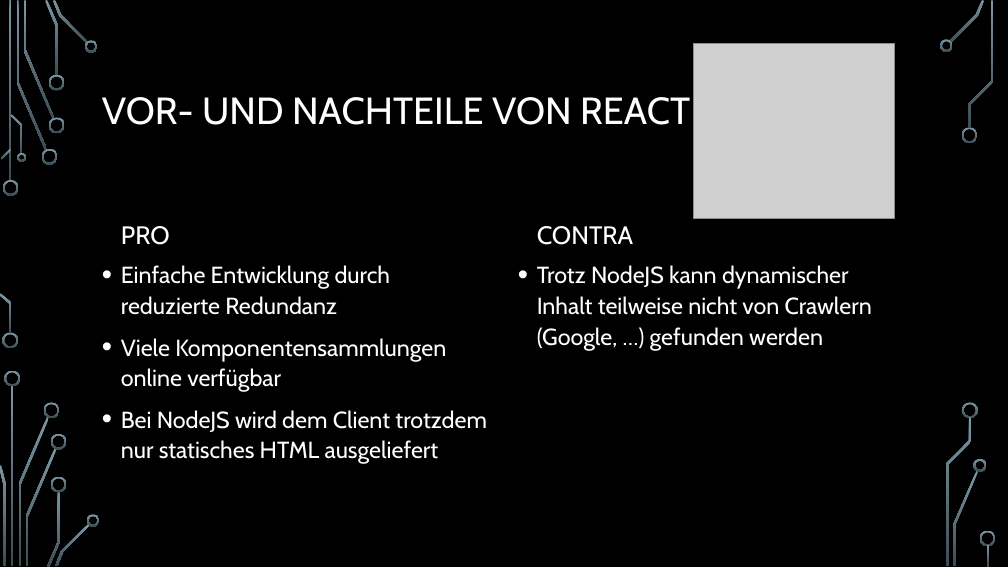
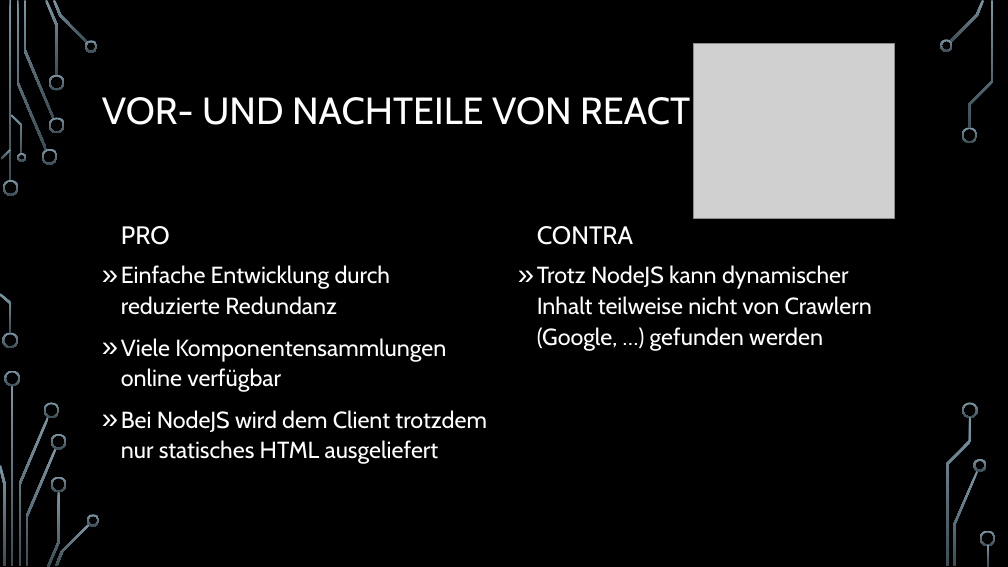
Before and after one commit to nicorahm99/Anything, a slide deck: slide 10 of E-Portfolio-React.pptx (slide 9 before the commit). Drawn at 1008x567 pixels with LibreOffice and Linux fonts; fonts in the diff are those of the drawing; grey boxes stand for pictures; background and template pictures are left out. Boxes give left, top, right and bottom in pixels: in the first picture for what was removed or moved away, otherwise in the second. Text is boxed around its words. In the diff, an @@ line names an element or a change of style, - is before the commit and + after.

```diff
--- a/E-Portfolio-React.pptx
+++ b/E-Portfolio-React.pptx
@@ text "Einfache Entwicklung durch reduzierte Redundanz" at bbox=[121, 265, 487, 464]: bullet • to » @@
@@ text "Trotz NodeJS kann dynamischer Inhalt ..." at bbox=[537, 265, 872, 351]: bullet • to » @@
```
Also in this commit, not shown: 3 other slides changed, 2 slides added.
